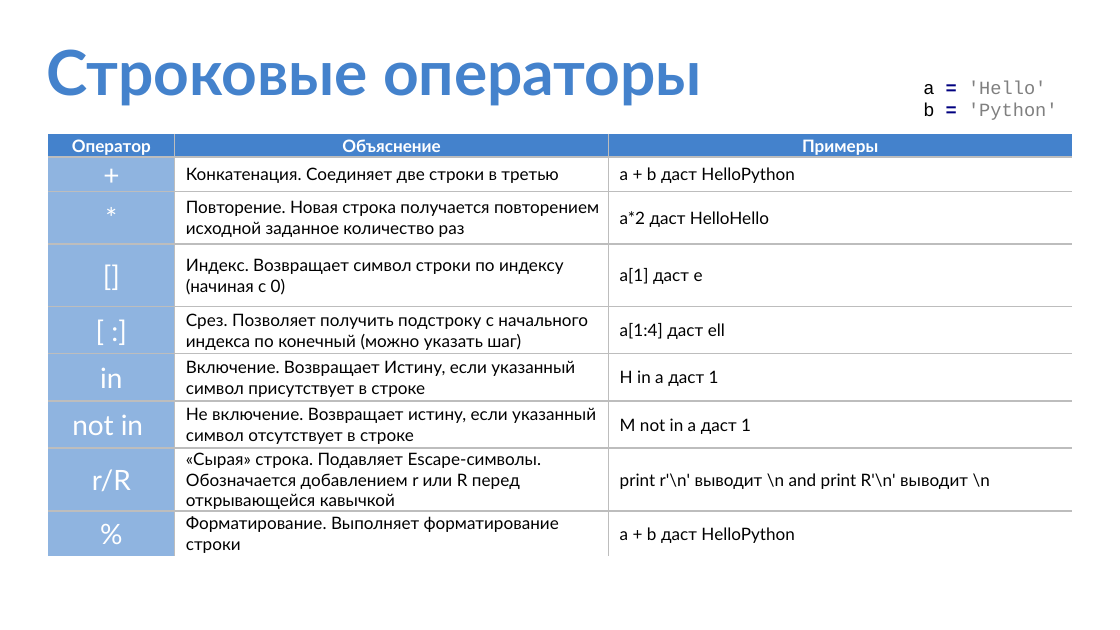
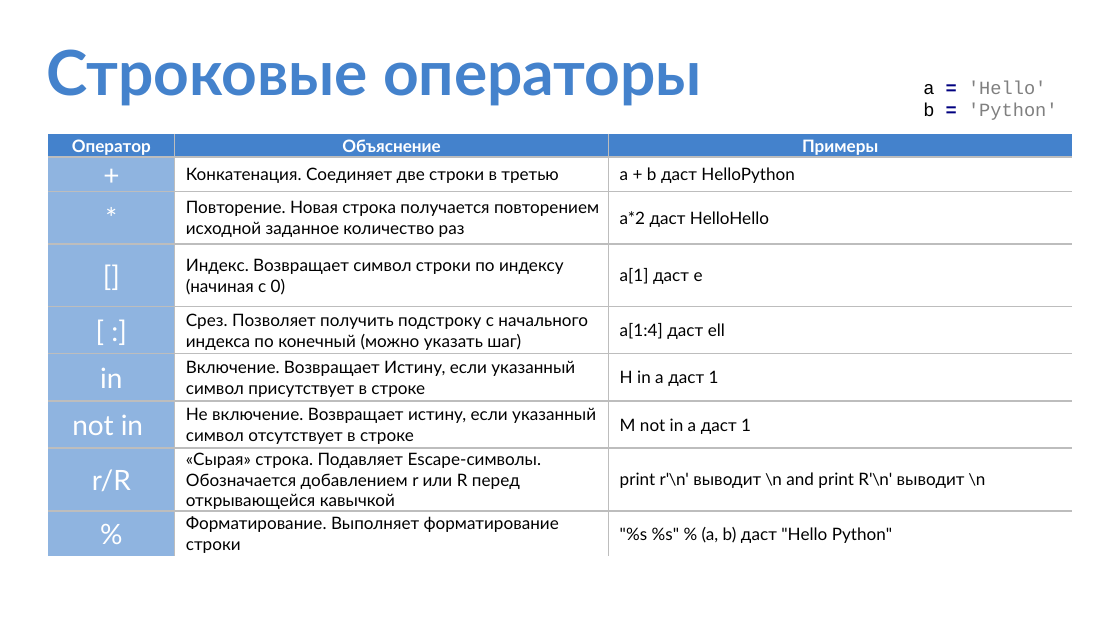
Before and after one commit to Turskov/PythonCourseKupno, a slide deck: slide 14 of Lectures/py_lec_3.pptx. Drawn at 1120x630 pixels with LibreOffice and Linux fonts; fonts in the diff are those of the drawing. Boxes give left, top, right and bottom in pixels: in the first picture for what was removed or moved away, otherwise in the second. Text is boxed around its words. In the diff, an @@ line names an element or a change of style, - is before the commit and + after.

```diff
--- a/Lectures/py_lec_3.pptx
+++ b/Lectures/py_lec_3.pptx
@@ table at box(48, 133, 1072, 557) @@
@@ row 9, column 3: "a + b даст HelloPython" to ""%s %s" % (a, b) даст "Hello Python"" @@
@@ font Lato to Calibri in "r'\n' \n R'\n' \n" @@
```
Also in this commit, not shown: 1 other slide changed, 10 other files.
